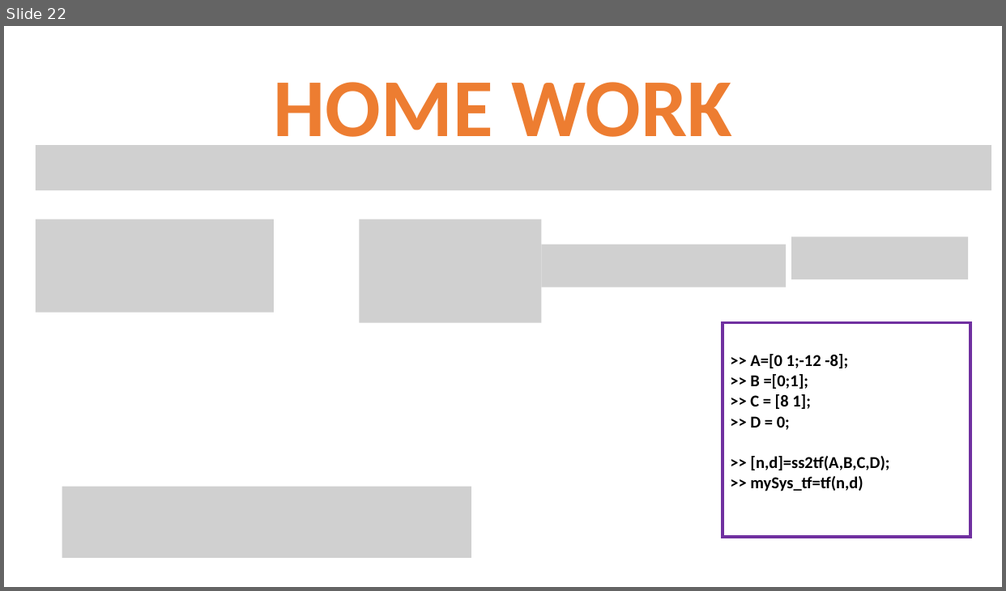
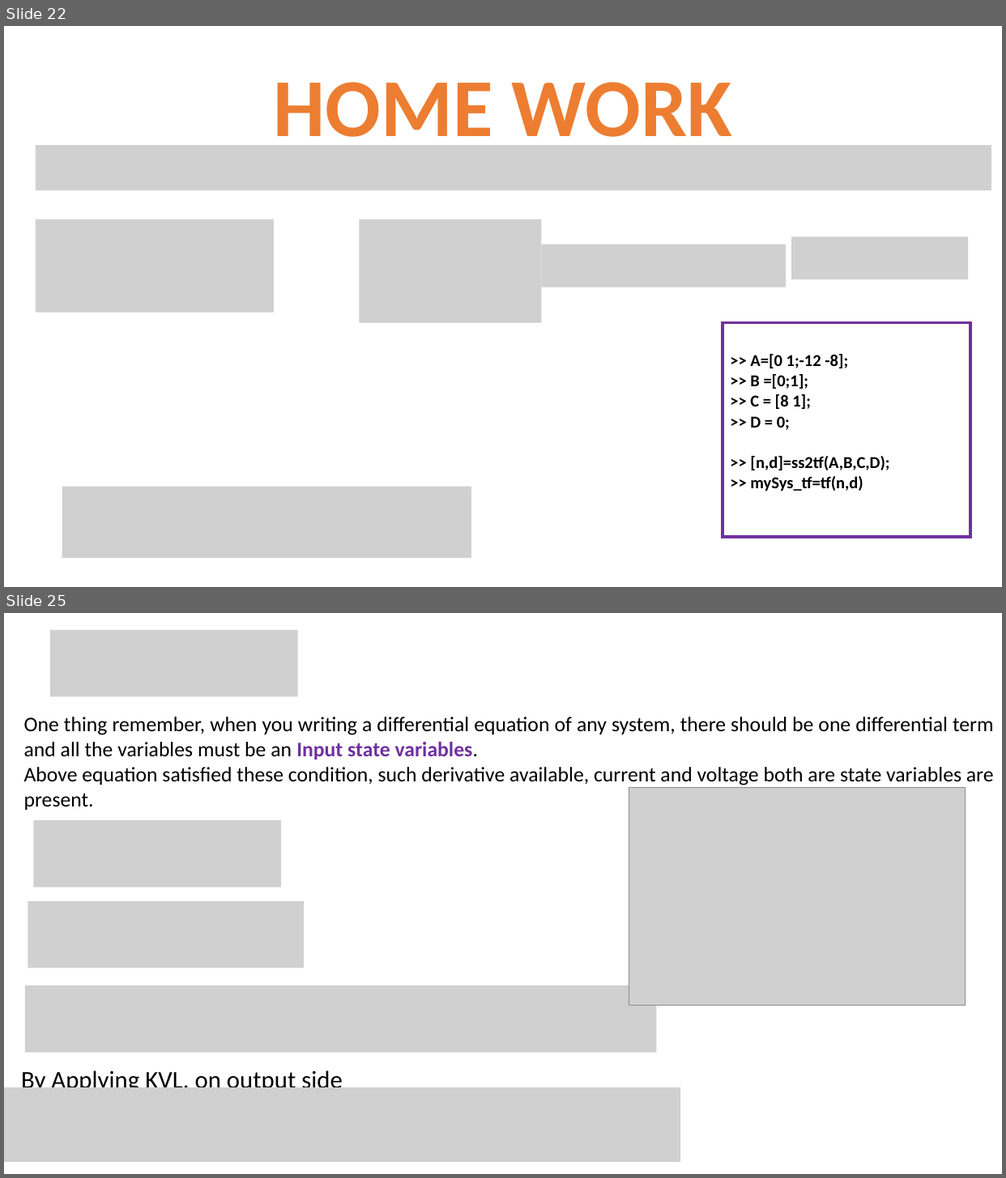
Before and after one commit to niazwazir/LINEAR_CONTROL_SYSTEM, a slide deck: STATE SPACE REPRESENTATION_PART_01.pptx. Shown one above the other, each under a label of ours: slide 22 before the commit, slides 22 and 25 after it; the slides between them are not shown. The pictures are 1006x591 and 1006x1178 pixels, drawn with LibreOffice and Linux fonts; fonts in the diff are those of the drawing; grey boxes stand for pictures. Boxes give left, top, right and bottom in pixels: in the first picture for what was removed or moved away, otherwise in the second. Text is boxed around its words. In the diff, an @@ line names an element or a change of style, - is before the commit and + after.

```diff
--- a/STATE SPACE REPRESENTATION_PART_01.pptx
+++ b/STATE SPACE REPRESENTATION_PART_01.pptx
@@ slide 25 added at (x1=4, y1=613, x2=1002, y2=1174), background #FFFFFF @@
@@ picture added at (x1=49, y1=630, x2=297, y2=697) @@
@@ text added at (x1=24, y1=717, x2=994, y2=810), 20 pt, text #000000 @@
+One thing remember, when you writing a differential equation of any system, there should be one differential term and all the variables must be an Input state variables.
+Above equation satisfied these condition, such derivative available, current and voltage both are state variables are present.
@@ picture added at (x1=629, y1=787, x2=965, y2=1006) @@
@@ picture added at (x1=33, y1=820, x2=281, y2=887) @@
@@ picture added at (x1=28, y1=901, x2=305, y2=968) @@
@@ picture added at (x1=25, y1=986, x2=657, y2=1053) @@
@@ text added at (x1=21, y1=1067, x2=343, y2=1095), 24 pt, text #000000 @@
+By Applying KVL, on output side
@@ picture added at (x1=4, y1=1088, x2=681, y2=1162) @@
```
Also in this commit, not shown: 14 other slides added.
